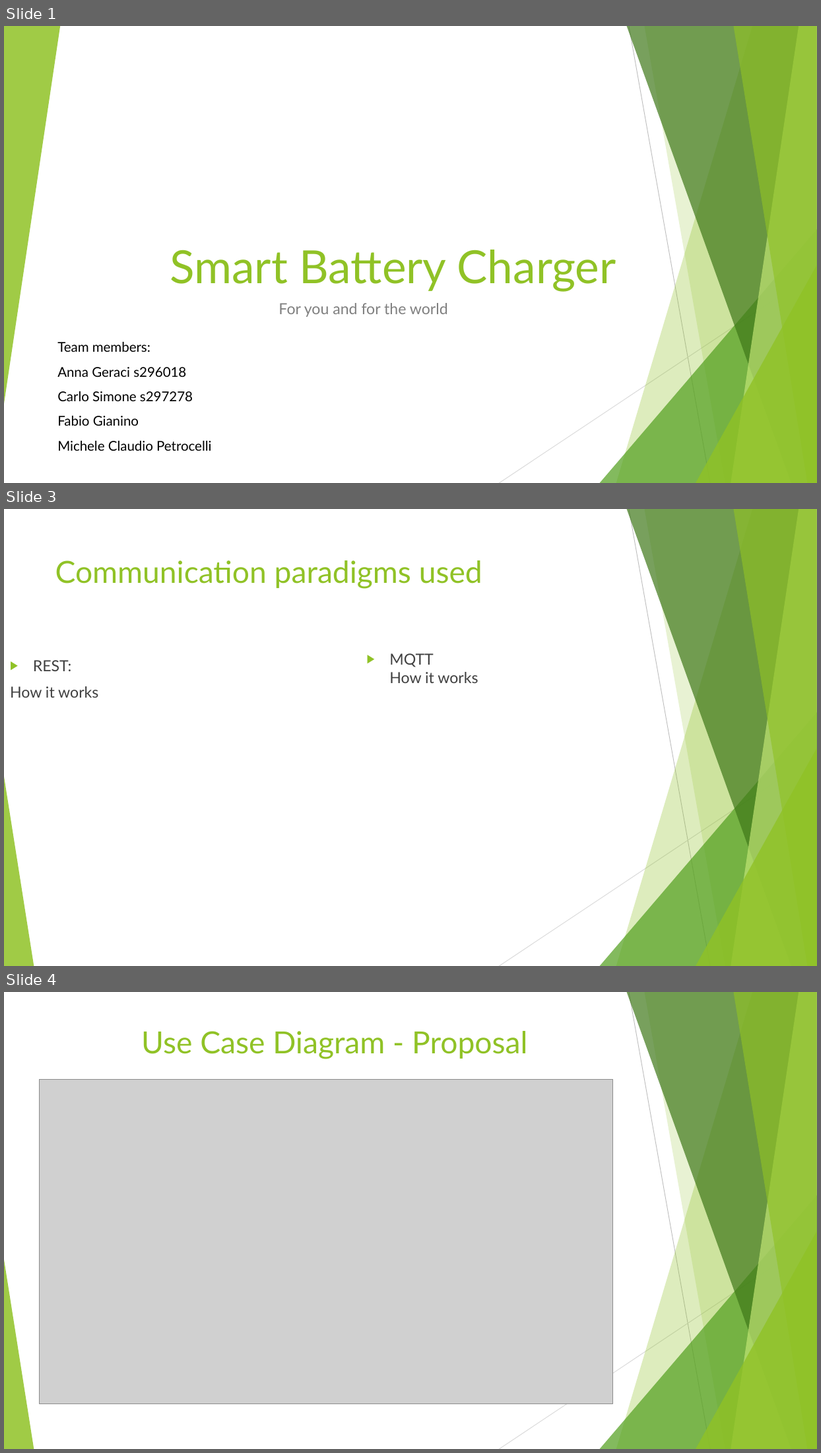
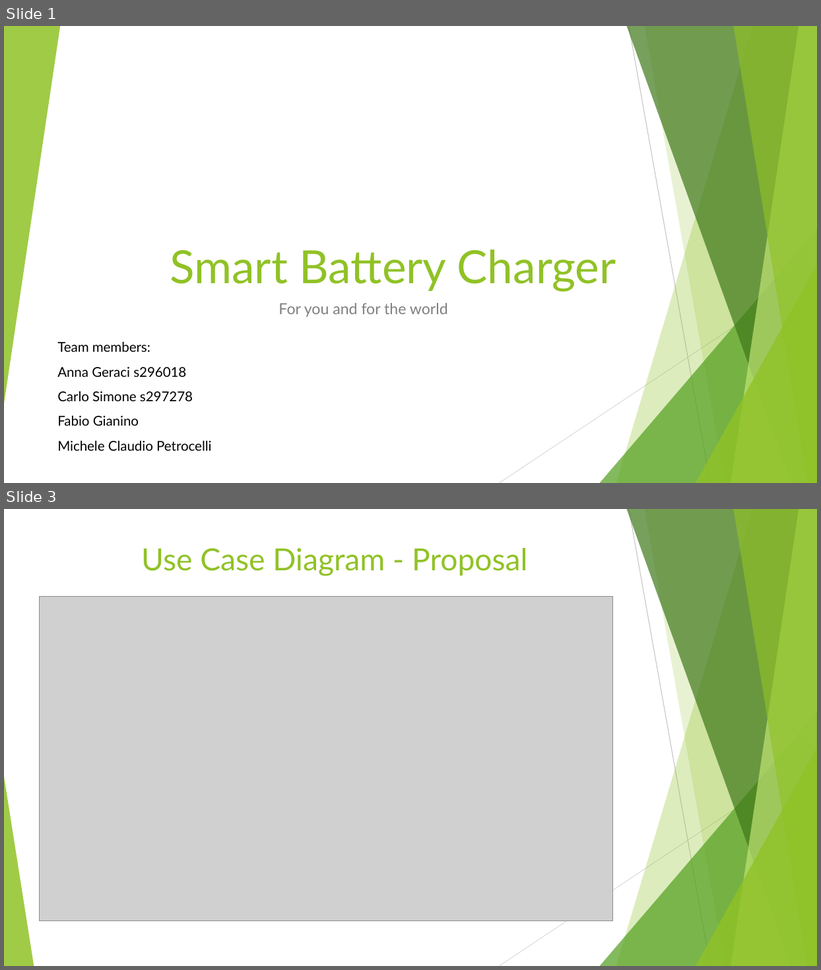
Before and after one commit to annageraci/Battery_Charger_Smart, a slide deck: Materiale Extra/Presentazione del progetto.pptx. Shown one above the other, each under a label of ours: slides 1, 3 and 4 before the commit, slides 1 and 3 after it; the slides between them are not shown. The pictures are 821x1453 and 821x970 pixels, drawn with LibreOffice and Linux fonts; fonts in the diff are those of the drawing; grey boxes stand for pictures. Boxes give left, top, right and bottom in pixels: in the first picture for what was removed or moved away, otherwise in the second. Text is boxed around its words. In the diff, an @@ line names an element or a change of style, - is before the commit and + after.

```diff
--- a/Materiale Extra/Presentazione del progetto.pptx
+++ b/Materiale Extra/Presentazione del progetto.pptx
@@ slide 3 removed at (x1=4, y1=509, x2=817, y2=966), background #FFFFFF; not listed: 10 template elements that a slide beside it also shows @@
@@ title removed at (x1=55, y1=560, x2=482, y2=589) @@
-Communication paradigms used
@@ text removed at (x1=10, y1=660, x2=98, y2=698) @@
-▶ REST:
-How it works
@@ text removed at (x1=389, y1=654, x2=478, y2=683) @@
-▶ MQTT
-  How it works
@@ what was slide 4 is now slide 3 @@
```
Also in this commit, not shown: 1 slide changed, 5 slides added, 1 other slide removed, 34 other files.
